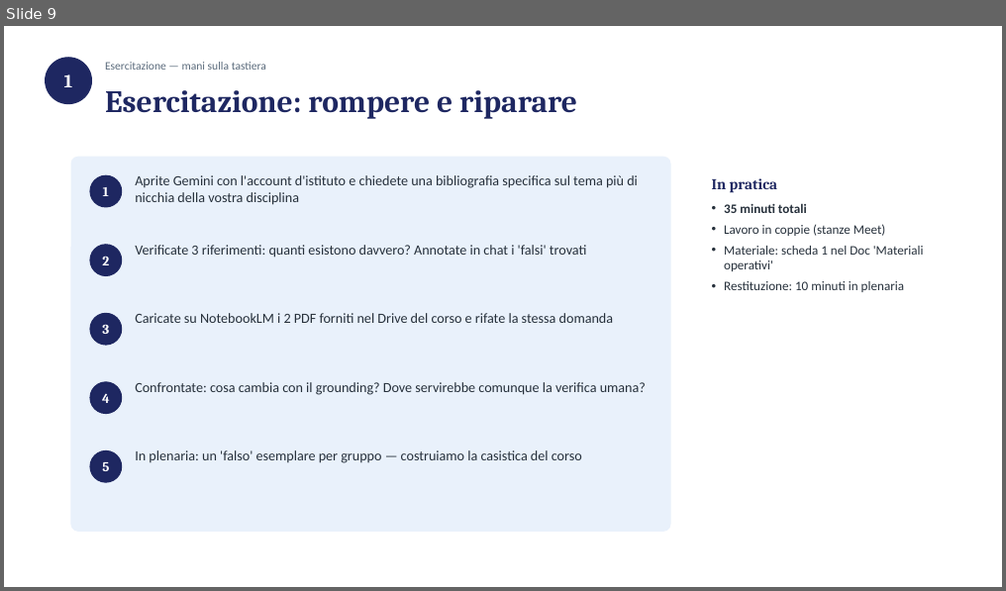
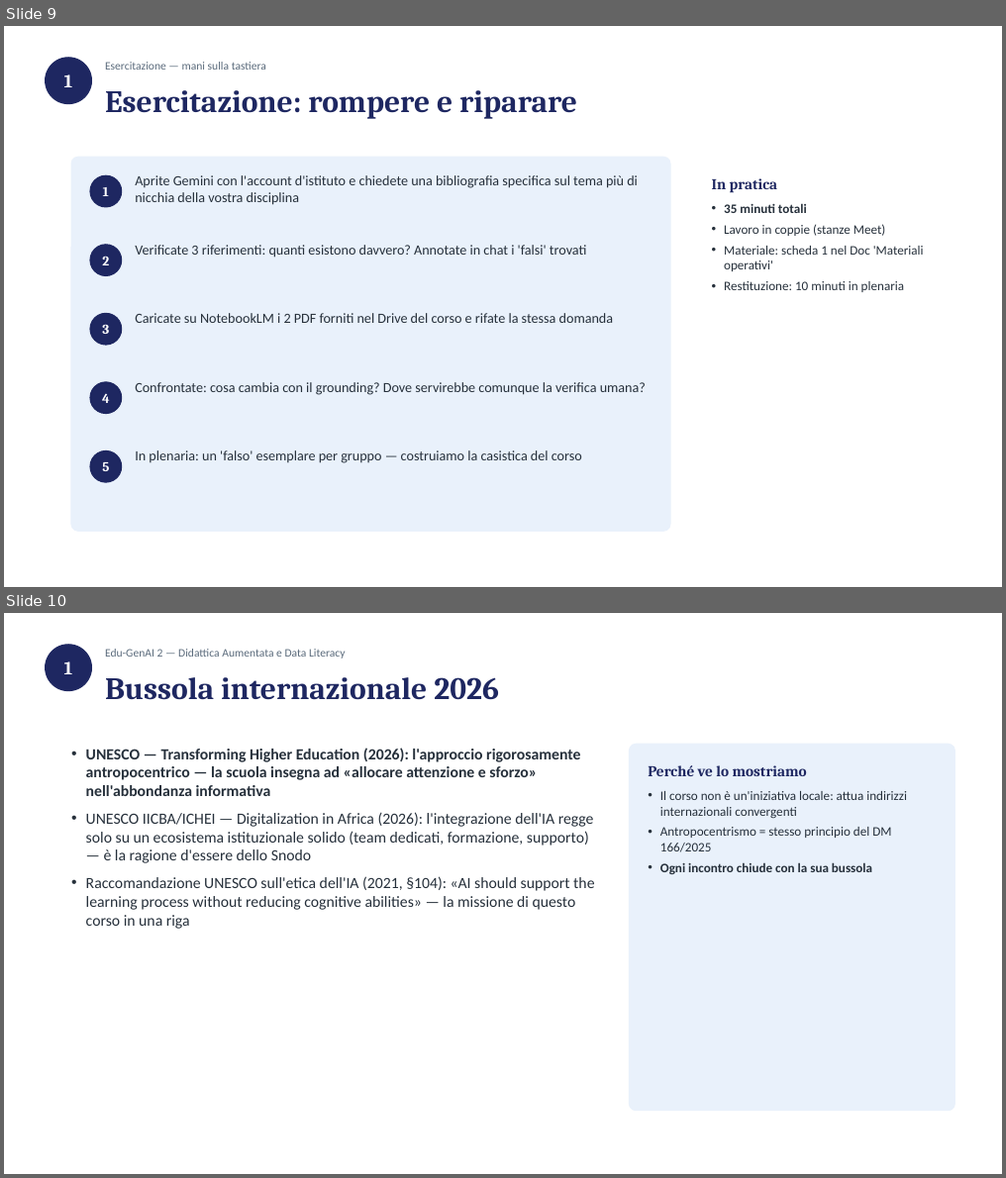
Before and after one commit to sabatinifrancesca75-hue/consulente-commerciale, a slide deck: progetto-snodi/corsi/edu-genai-2/incontri/01-ambiente-protetto.pptx. Shown one above the other, each under a label of ours: slide 9 before the commit, slides 9 and 10 after it. The pictures are 1006x591 and 1006x1178 pixels, drawn with LibreOffice and Linux fonts; fonts in the diff are those of the drawing. Boxes give left, top, right and bottom in pixels: in the first picture for what was removed or moved away, otherwise in the second. Text is boxed around its words. In the diff, an @@ line names an element or a change of style, - is before the commit and + after.

```diff
--- a/progetto-snodi/corsi/edu-genai-2/incontri/01-ambiente-protetto.pptx
+++ b/progetto-snodi/corsi/edu-genai-2/incontri/01-ambiente-protetto.pptx
@@ slide 10 added at [4,613,1002,1174], background #FFFFFF @@
@@ ellipse added at [46,645,91,691], fill #1E2761, outline #1E2761 1 pt @@
@@ text added at [64,662,73,674], 18 pt, text #FFFFFF, bold @@
+1
@@ text added at [105,649,346,659], 11 pt, text #5B6B7C @@
+Edu-GenAI 2 — Didattica Aumentata e Data Literacy
@@ text added at [105,677,499,700], 30 pt, text #1E2761, bold @@
+Bussola internazionale 2026
@@ text added at [86,748,594,929], 15 pt, text #26303B @@
+• UNESCO — Transforming Higher Education (2026): l'approccio rigorosamente antropocentrico — la scuola insegna ad «allocare attenzione e sforzo» nell'abbondanza informativa
+• UNESCO IICBA/ICHEI — Digitalization in Africa (2026): l'integrazione dell'IA regge solo su un ecosistema istituzionale solido (team dedicati, formazione, supporto) — è la ragione d'essere dello Snodo
+• Raccomandazione UNESCO sull'etica dell'IA (2021, §104): «AI should support the learning process without reducing cognitive abilities» — la missione di questo corso in una riga
@@ rounded rectangle added at [629,744,954,1111], fill #E9F1FB, outline #E9F1FB 1 pt @@
@@ text added at [648,765,807,776], 14.5 pt, text #1E2761, bold @@
+Perché ve lo mostriamo
@@ text added at [660,791,907,874], 12.5 pt, text #26303B @@
+• Il corso non è un'iniziativa locale: attua indirizzi internazionali convergenti
+• Antropocentrismo = stesso principio del DM 166/2025
+• Ogni incontro chiude con la sua bussola
```
Also in this commit, not shown: 3 slides changed, 6 other files.
